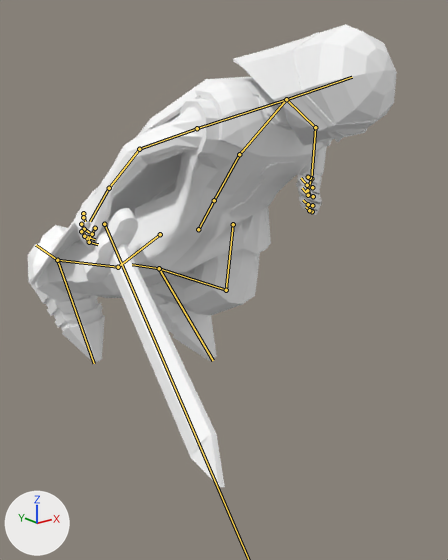
What one commit did to the glTF model figments-of-fuyan/assets/models/fof/cards/silas_iii.glb.
Camera for both pictures: a 50 mm camera at (-1.46, -2.33, 1.31) aimed at (-0.05, -0.57, 0.61). The lights are fixed; the arrows at lower left show +X, +Y and +Z. The first picture is the older version. Both versions are drawn at frame 44 of the action 'Death'; the numbers are the values there. The bones that change, and the others that lie on the model, are drawn over the model as lines.

The first picture shows 'SilasIII'.
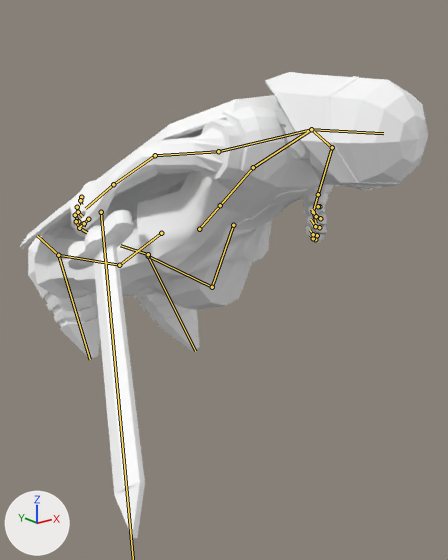
What differs and where, as boxes (x1, y1, x2, y2) in the pictures (448 x 560 px):
'SilasIII', posed (11% wider)
    before: (28, 24, 397, 487)
    after: (20, 72, 428, 538)
bone 'Root', root to tip
    before: (198, 229) to (214, 200)
    after: (199, 229) to (220, 205)
bone 'UpperLeg.R', root to tip
    before: (160, 234) to (118, 267)
    after: (161, 233) to (119, 265)
bone 'Foot.R', root to tip
    before: (57, 260) to (94, 363)
    after: (58, 255) to (90, 359)
bone 'Spine', root to tip
    before: (239, 154) to (286, 99)
    after: (253, 167) to (311, 129)
bone 'ElbowLower.R', root to tip
    before: (197, 128) to (139, 149)
    after: (218, 151) to (155, 155)
bone 'ElbowUpper.R', root to tip
    before: (139, 149) to (109, 188)
    after: (155, 155) to (113, 184)
bone 'UpperLeg.L', root to tip
    before: (233, 224) to (226, 290)
    after: (233, 225) to (212, 287)
bone 'LowerLeg.L', root to tip
    before: (226, 290) to (159, 268)
    after: (212, 287) to (148, 256)
bone 'Foot.L', root to tip
    before: (159, 268) to (213, 360)
    after: (148, 256) to (195, 351)

The change in detail:
Bone 'Root' (bone_root) moves from (0.034, -0.156, 0.294) to (0.029, -0.15, 0.309).
Bone 'Root' (bone_root) turns from (35, 3, -3) to (46, 5, -4) degrees about its own x, y and z.
Bone 'UpperLeg.R' (bone_upperleg_r) turns from (-28, 9, -17) to (-19, 12, -13) degrees about its own x, y and z.
Bone 'Foot.R' (bone_foot_r) turns from (23, -6, 22) to (19, -8, 21) degrees about its own x, y and z.
Bone 'Spine' (bone_spine) turns from (11, 2, -1) to (14, 2, -1) degrees about its own x, y and z.
Bone 'ElbowLower.R' (bone_elbowlower_r) turns from (-18, 46, 41) to (-24, 49, 32) degrees about its own x, y and z.
Bone 'ElbowUpper.R' (bone_elbowupper_r) turns from (15, 15, 30) to (8, 17, 27) degrees about its own x, y and z.
Bone 'UpperLeg.L' (bone_upperleg_l) turns from (35, 10, -13) to (29, 13, -14) degrees about its own x, y and z.
Bone 'LowerLeg.L' (bone_lowerleg_l) turns from (-83, 0, 0) to (-73, 0, 0) degrees about its own x, y and z.
Bone 'Foot.L' (bone_foot_l) turns from (44, -7, 23) to (41, -9, 27) degrees about its own x, y and z.
Bone 'Weapon' (bone_weapon) moves from (-0.517, 0.411, 0.38) to (-0.468, 0.438, 0.358).
Bone 'Weapon' (bone_weapon) turns from (-30, 65, -4) to (-37, 55, 5) degrees about its own x, y and z.
